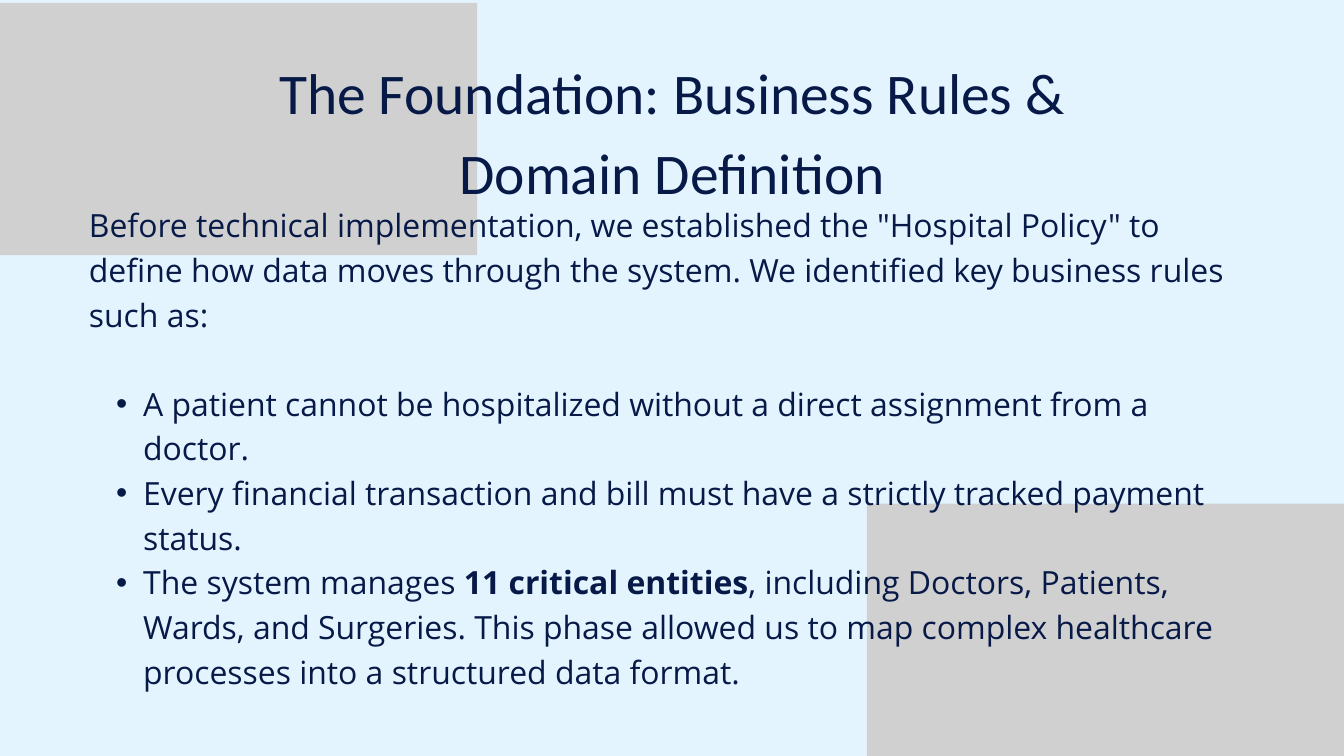
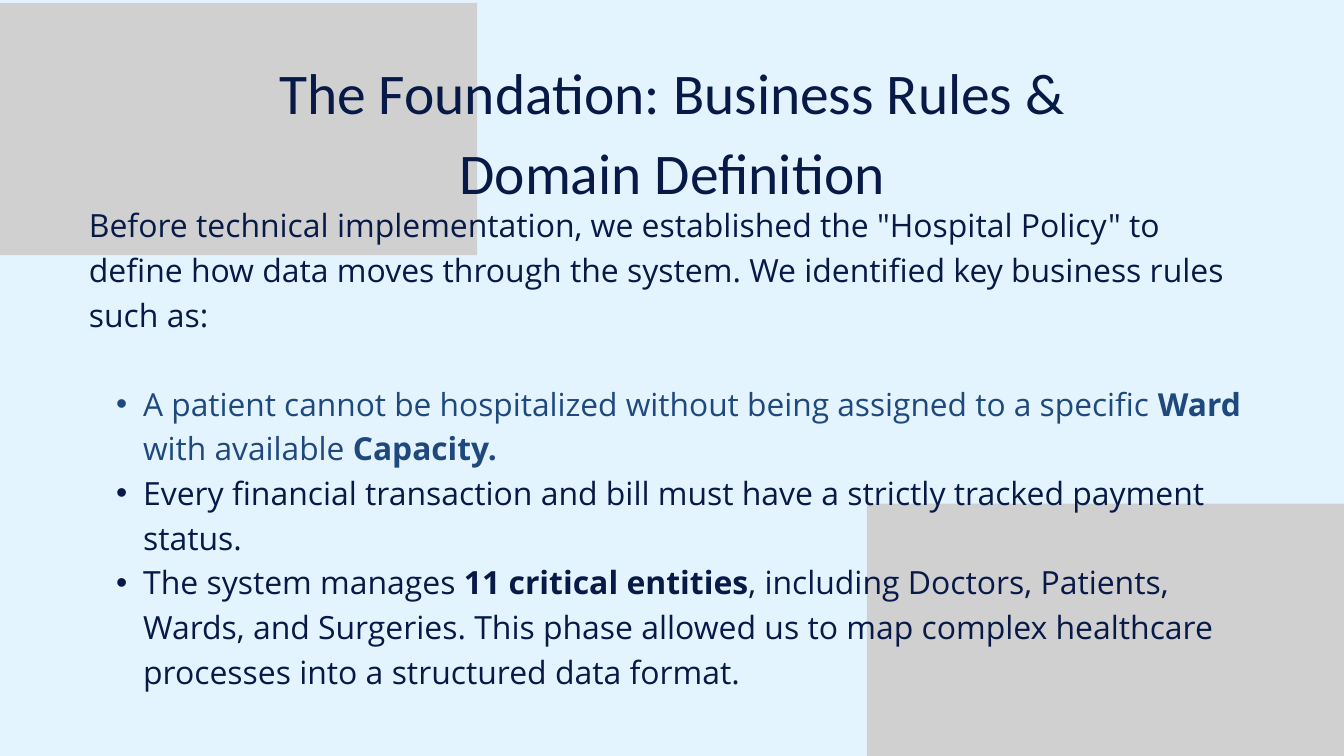
Before and after one commit to Bu88lleGum/Hospital-Management-System, a slide deck: slide 3 of Hospital Management System.pptx. Drawn at 1344x756 pixels with LibreOffice and Linux fonts; fonts in the diff are those of the drawing; grey boxes stand for pictures. Boxes give left, top, right and bottom in pixels: in the first picture for what was removed or moved away, otherwise in the second. Text is boxed around its words. In the diff, an @@ line names an element or a change of style, - is before the commit and + after.

```diff
--- a/Hospital Management System.pptx
+++ b/Hospital Management System.pptx
@@ text at (x1=143, y1=391, x2=1241, y2=468): text changed; size 34.1 to 34 pt; text colour #071947 to #1F497D @@
-  • A patient cannot be hospitalized without a direct assignment from a doctor.
+  • A patient cannot be hospitalized without being assigned to a specific Ward with available Capacity.
```
Also in this commit, not shown: 2 slides added, 1 other file.
